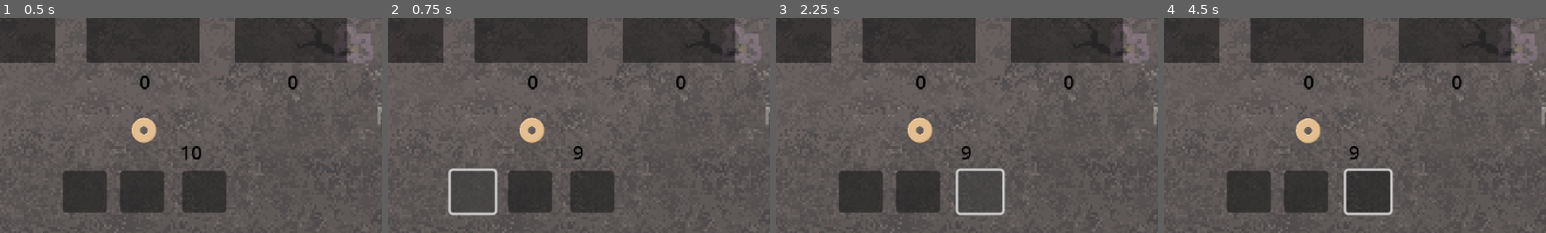
Above: before the commit, frames 1-4 (left to right).
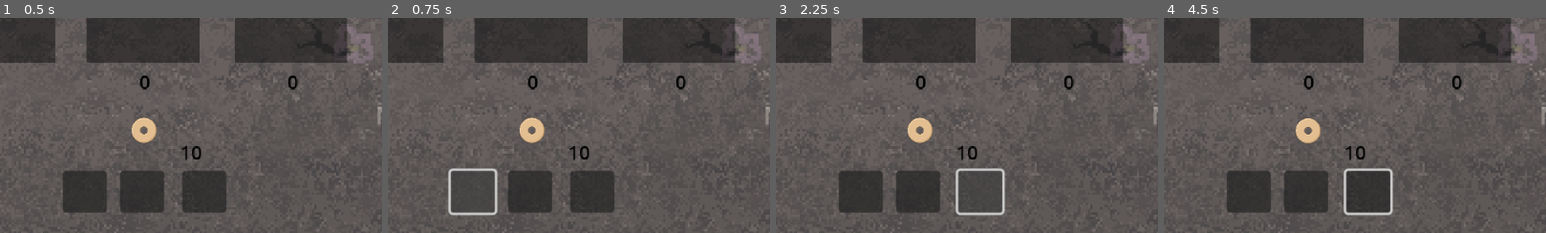
Above: after the commit, the same moments.

Repository: Sooshimi/golden-biscuit
Game: Godot game, scene res://scenes/battle_screen.tscn
The game is run twice, just before and just after one commit, with the same random seed, the same clock (stepped at 60 frames per second) and the same inputs.
Inputs (mouse positions are % of the whole screen's width and height, from its top left):
- Up to frame 1 (0.5 s): no input
- Up to frame 2 (0.75 s): click (41, 90) at 0.5 s
- Up to frame 3 (2.25 s): click (49, 90) at 1.25 s; click (57, 90) at 2 s
- Up to frame 4 (4.5 s): tap Enter at 2.75, 4.25 s; move the mouse to (49, 76) at 2.77 s; hold Right (right) 2.78-3.53 s; click (49, 76) at 2.85 s; tap Space at 3.5 s; move the mouse to (30, 55) at 3.52 s; hold Down (down) 3.53-4.28 s; click (30, 55) at 3.6 s; move the mouse to (60, 28) at 4.27 s; hold Right (right) from 4.28 s (still down); click (60, 28) at 4.35 s
The pictures show only the part of the screen within x 30-80%, y 50-100%; the shares and areas given below are measured in that part.

Frame 1 is identical in both runs. In frame 2, 0.2% of the frame differs, in the area x 47-53%, y 59-66%; in frame 3, 0.2%; in frame 4, 0.2%.

Commit message:
Update battle_screen.gd

Diff:
--- a/scripts/battle_screen/battle_screen.gd
+++ b/scripts/battle_screen/battle_screen.gd
@@ -54,14 +54,21 @@
 
 	if player_choice == enemy_choice:
 		print("draw")
-	elif (player_choice == "roar" and enemy_choice == "paw"
-	or player_choice == "paw" and enemy_choice == "claw"
-	or player_choice == "claw" and enemy_choice == "roar"):
+	elif player_choice == "roar" and enemy_choice == "paw":
 		print("player win")
-		Global.total_cookies += 1
-	else:
+		Global.total_cookies += roar_cookie_pot.size()
+	elif player_choice == "paw" and enemy_choice == "claw":
+		print("player win")
+		Global.total_cookies += paw_cookie_pot.size()
+	elif player_choice == "claw" and enemy_choice == "roar":
+		print("player win")
+		Global.total_cookies += claw_cookie_pot.size()
+	elif enemy_choice == "roar" and player_choice == "paw":
 		print("player lose")
-		Global.total_cookies -= 1
+	elif enemy_choice == "paw" and player_choice == "claw":
+		print("player lose")
+	elif enemy_choice == "claw" and player_choice == "roar":
+		print("player lose")
 
 	update_score()
 
